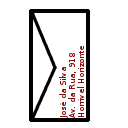
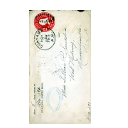
Layers edited between the first and the second 128×128 image:
hid "letter", moved it above "carta" over [29, 9, 90, 122]
added layer "carta" above "José da Silva ..." over [29, 10, 91, 124]
